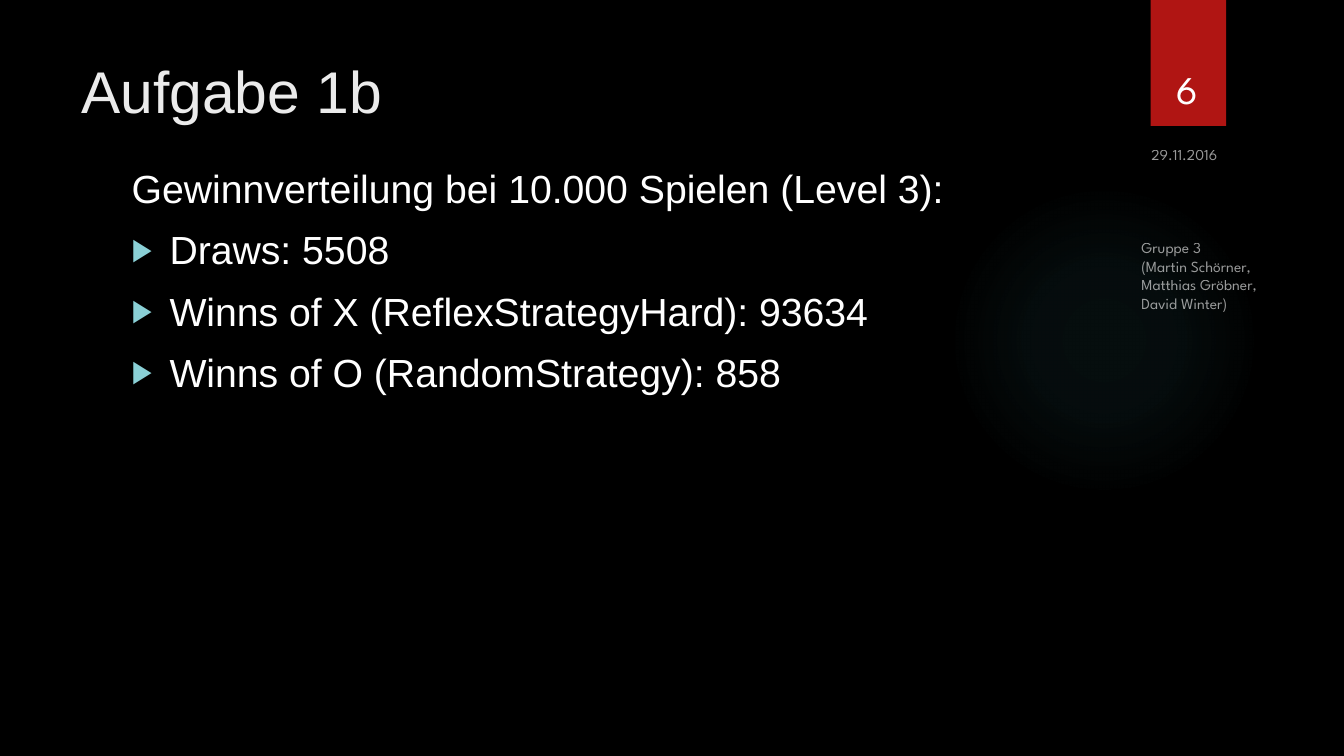
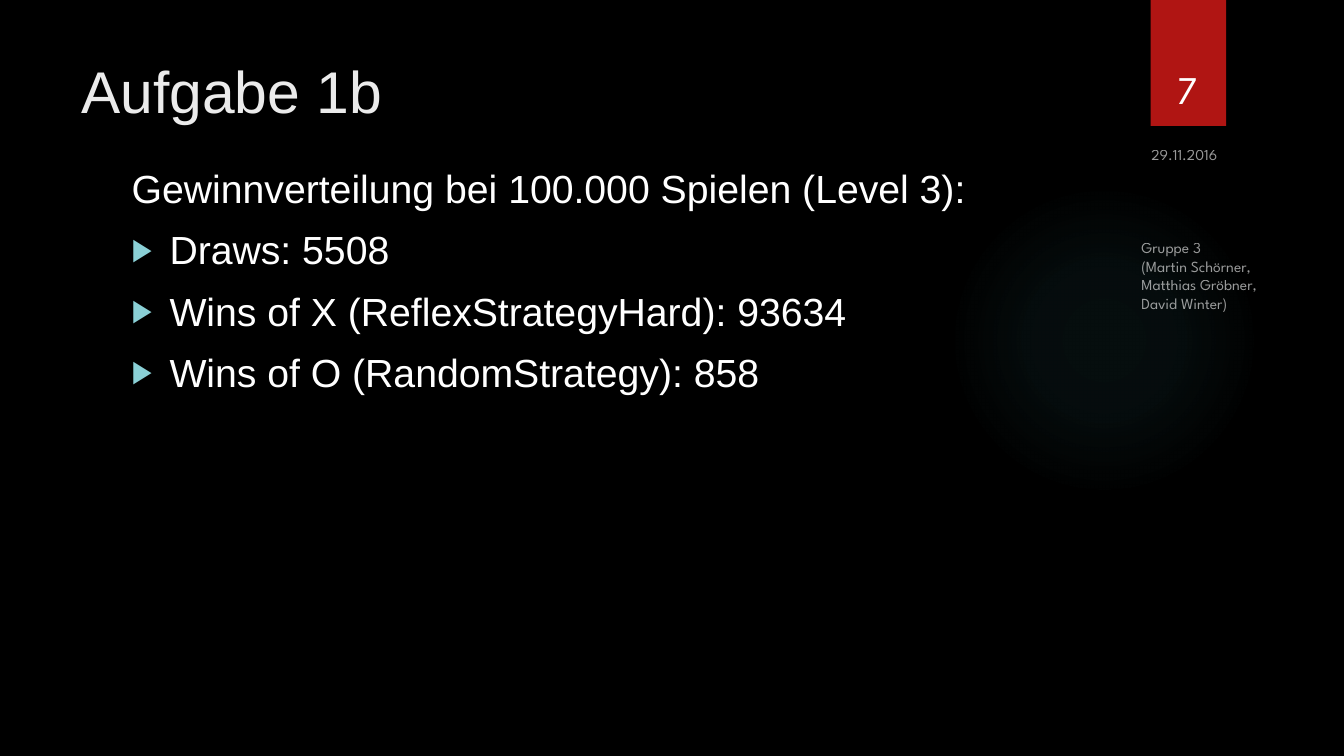
Before and after one commit to SOAS-Uni-Augsburg/ws16-17-group-03, a slide deck: slide 7 of Blatt-06/Präsentation.pptx (slide 6 before the commit). Drawn at 1344x756 pixels with LibreOffice and Linux fonts; fonts in the diff are those of the drawing; background and template pictures are left out. Boxes give left, top, right and bottom in pixels: in the first picture for what was removed or moved away, otherwise in the second. Text is boxed around its words. In the diff, an @@ line names an element or a change of style, - is before the commit and + after.

Commit message:
SOAS-6_1: code for Aufgabe c + d

```diff
--- a/Blatt-06/Präsentation.pptx
+++ b/Blatt-06/Präsentation.pptx
@@ page number at (1177,78,1197,104): text changed @@
-6
+7
@@ text at (132,174,966,211): text changed @@
-Gewinnverteilung bei 10.000 Spielen (Level 3):
+Gewinnverteilung bei 100.000 Spielen (Level 3):
@@ text at (170,297,846,395): text changed @@
-▶ Winns of X (ReflexStrategyHard): 93634
-▶ Winns of O (RandomStrategy): 858
+▶ Wins of X (ReflexStrategyHard): 93634
+▶ Wins of O (RandomStrategy): 858
```
Also in this commit, not shown: 3 other slides changed, 2 slides added, 5 other files.
